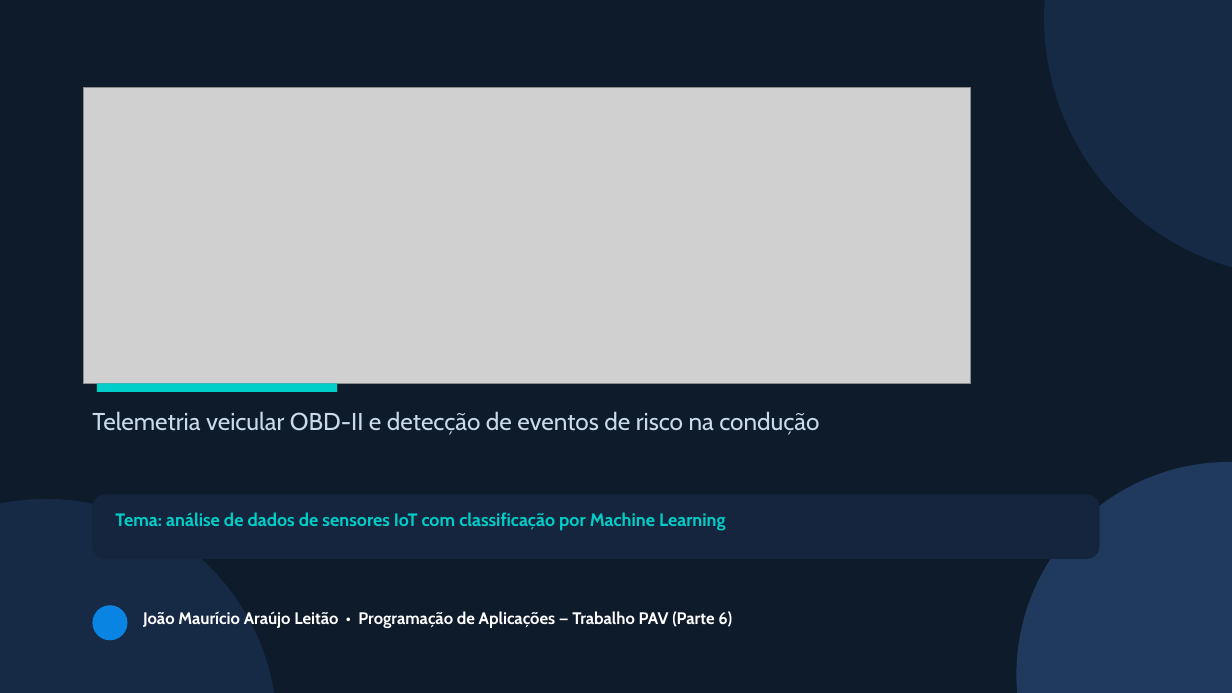
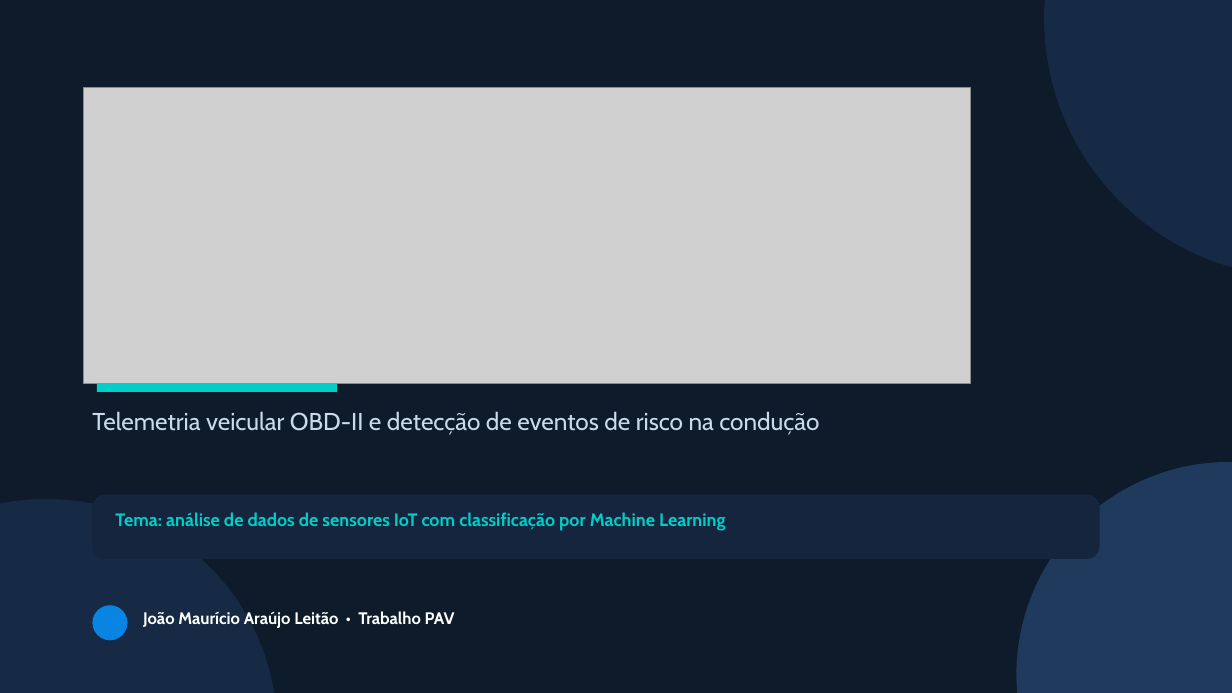
Before and after one commit to joaomauricio22/sensores-iot, a slide deck: slide 1 of apresentacao/slides_pav.pptx. Drawn at 1232x693 pixels with LibreOffice and Linux fonts; fonts in the diff are those of the drawing; grey boxes stand for pictures. Boxes give left, top, right and bottom in pixels: in the first picture for what was removed or moved away, otherwise in the second. Text is boxed around its words. In the diff, an @@ line names an element or a change of style, - is before the commit and + after.

```diff
--- a/apresentacao/slides_pav.pptx
+++ b/apresentacao/slides_pav.pptx
@@ text at bbox=[143, 611, 455, 628]: text changed @@
-João Maurício Araújo Leitão • Programação de Aplicações — Trabalho PAV (Parte 6)
+João Maurício Araújo Leitão • Trabalho PAV
```
Also in this commit, not shown: 15 other slides changed, 12 other files.
